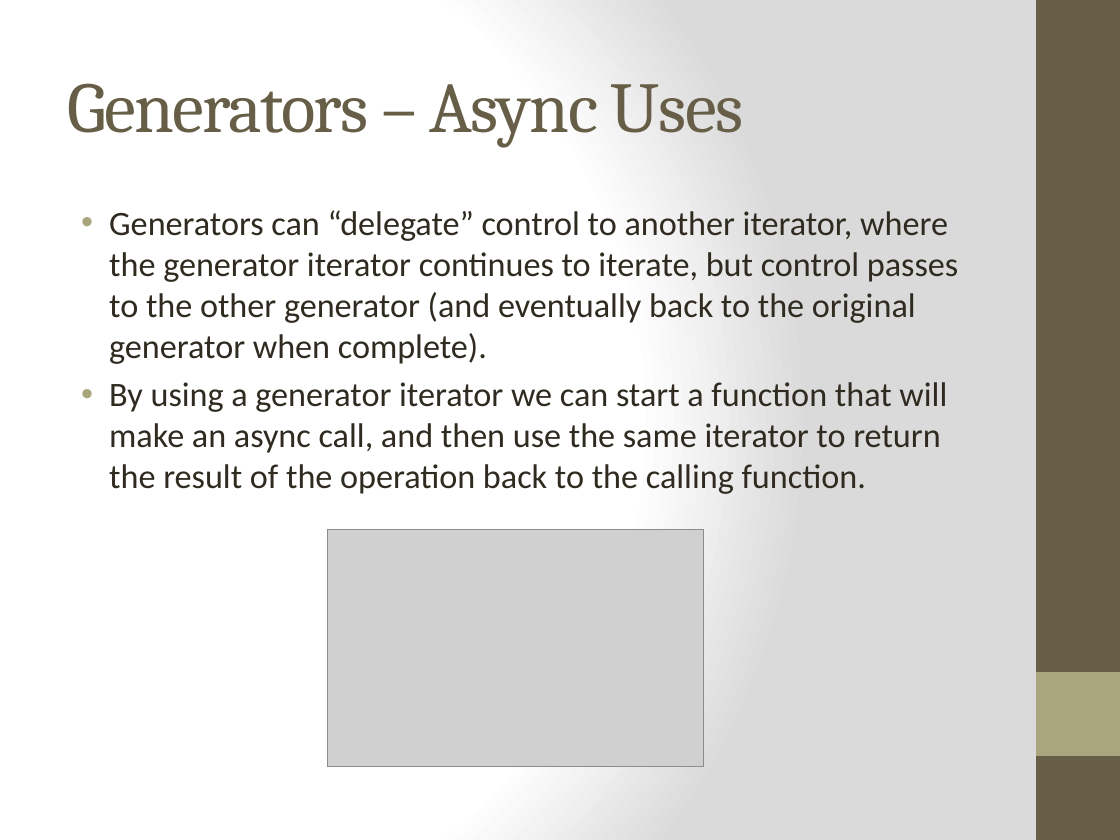
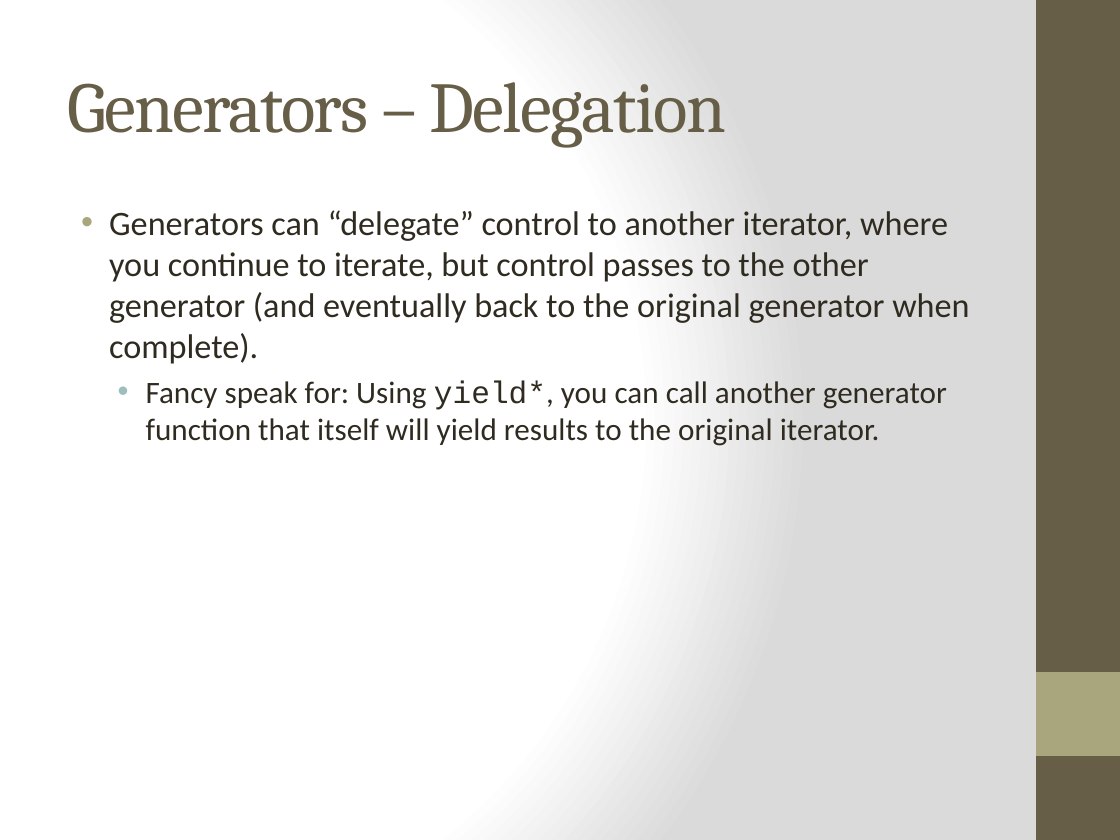
Before and after one commit to cheryly279/AsyncDiscussion, a slide deck: slide 33 of Async_Discussion_9_29_15.pptx. Drawn at 1120x840 pixels with LibreOffice and Linux fonts; fonts in the diff are those of the drawing; grey boxes stand for pictures. Boxes give left, top, right and bottom in pixels: in the first picture for what was removed or moved away, otherwise in the second. Text is boxed around its words. In the diff, an @@ line names an element or a change of style, - is before the commit and + after.

Commit message:
Some cleaner generator slides.

```diff
--- a/Async_Discussion_9_29_15.pptx
+++ b/Async_Discussion_9_29_15.pptx
@@ title at <box>67,82,726,147</box>: text changed @@
-Generators – Async Uses
+Generators – Delegation
@@ text at <box>109,210,969,446</box>: text changed @@
-• Generators can “delegate” control to another iterator, where the generator iterator continues to iterate, but control passes to the other generator (and eventually back to the original generator when complete).
-  • By using a generator iterator we can start a function that will make an async call, and then use the same iterator to return the result of the operation back to the calling function.
+• Generators can “delegate” control to another iterator, where you continue to iterate, but control passes to the other generator (and eventually back to the original generator when complete).
+  • Fancy speak for: Using yield*, you can call another generator function that itself will yield results to the original iterator.
@@ picture removed at <box>327,529,703,766</box> @@
```
Also in this commit, not shown: 5 other slides changed, 1 other file.
